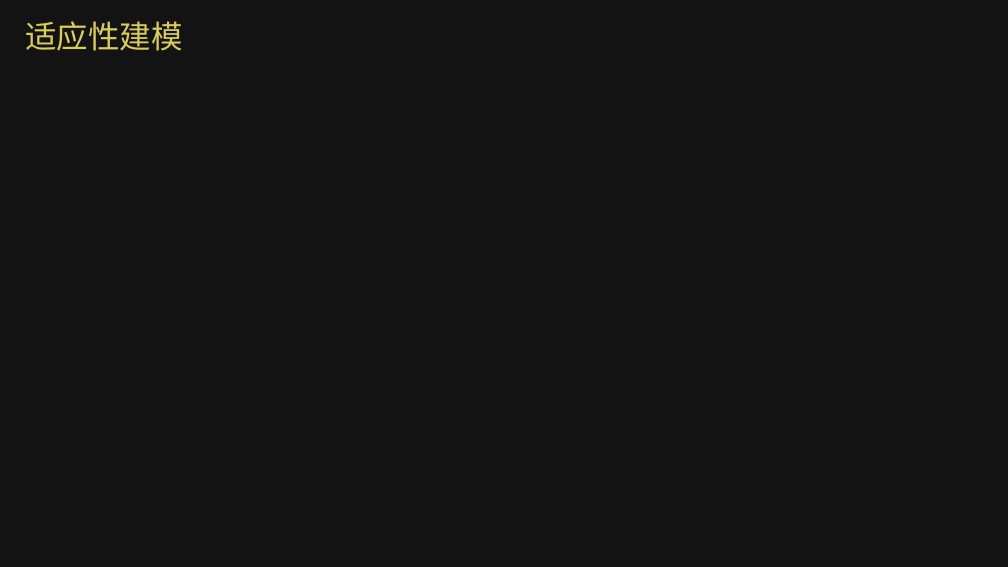
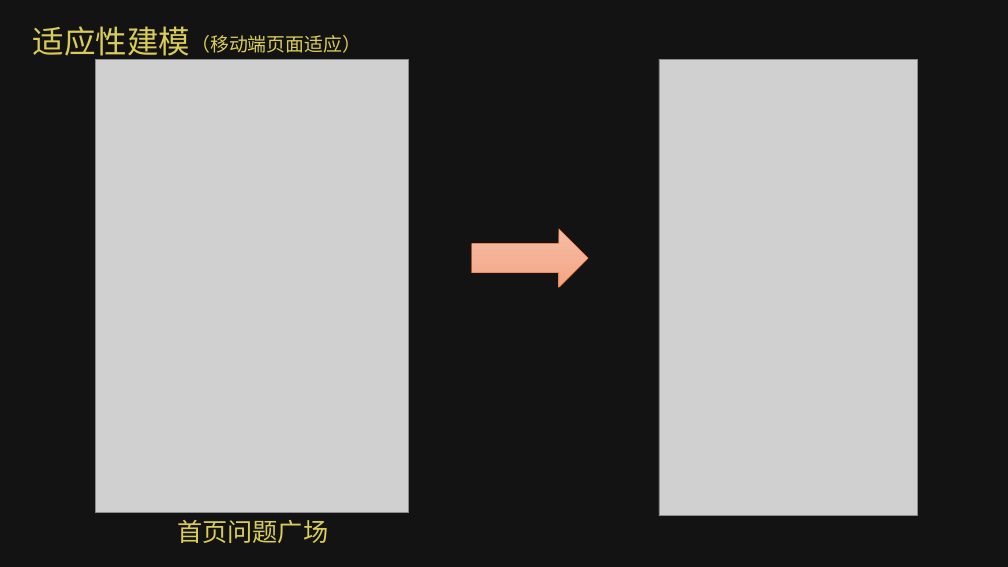
Before and after one commit to WEASP/our-project, a slide deck: slide 17 of Tasks/Task10/高子峰组-知否演示ppt.pptx (slide 18 before the commit). Drawn at 1008x567 pixels with LibreOffice and Linux fonts; fonts in the diff are those of the drawing; grey boxes stand for pictures; background and template pictures are left out; a plain dark background stands for a picture behind light text. Boxes give left, top, right and bottom in pixels: in the first picture for what was removed or moved away, otherwise in the second. Text is boxed around its words. In the diff, an @@ line names an element or a change of style, - is before the commit and + after.

Commit message:
适应建模完成

```diff
--- a/Tasks/Task10/高子峰组-知否演示ppt.pptx
+++ b/Tasks/Task10/高子峰组-知否演示ppt.pptx
@@ text "适应性建模" rewrapped from box(25, 21, 182, 51) to box(33, 26, 190, 62) @@
@@ picture added at box(96, 59, 409, 513) @@
@@ text added at box(191, 35, 361, 53), 18 pt, text #DACD57 @@
+（移动端页面适应）
@@ picture added at box(659, 59, 918, 516) @@
@@ right arrow added at box(472, 229, 588, 287), fill gradient #F7BDA5 to #F5B196 to #F8A582, outline #ED7D31 0.5 pt @@
@@ text added at box(177, 520, 328, 543), 24 pt, text #DACD57 @@
+首页问题广场
```
Also in this commit, not shown: 2 other slides changed, 1 slide removed.
